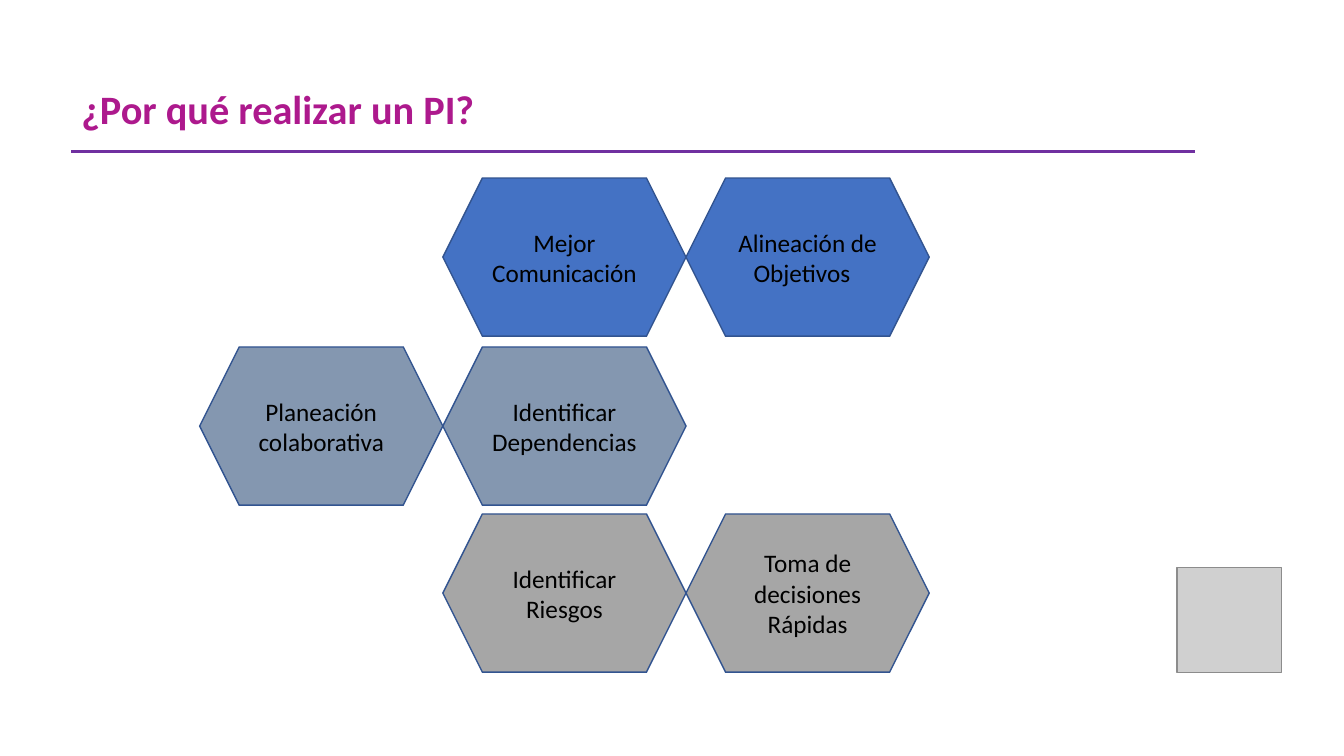
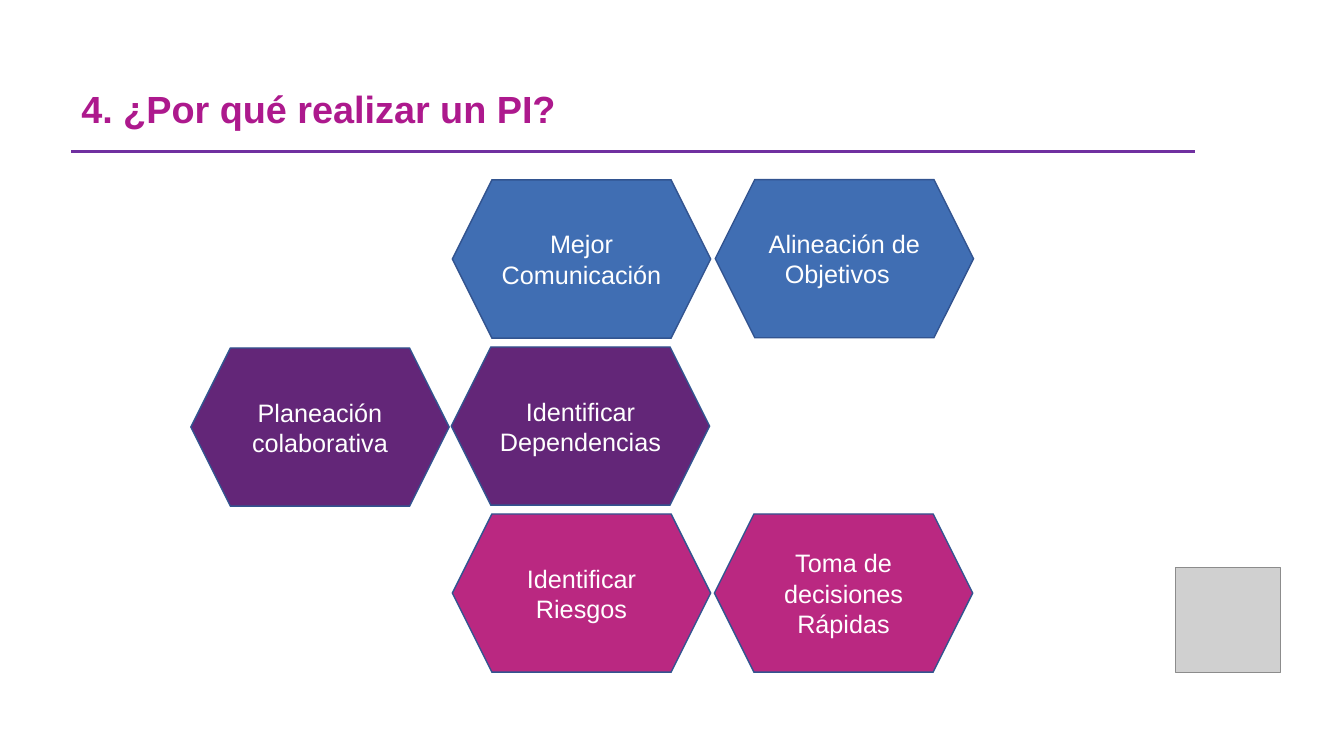
Before and after one commit to omesan/Agile, a slide deck: slide 5 of Stefanini/Stefanini.Clientes/Stefanini.Cliente.Experian/Guia PIPlanning _ExperianV1.0 (002) (003)_REV SH (01).pptx (slide 8 before the commit). Drawn at 1344x756 pixels with LibreOffice and Linux fonts; fonts in the diff are those of the drawing; grey boxes stand for pictures; background and template pictures are left out. Boxes give left, top, right and bottom in pixels: in the first picture for what was removed or moved away, otherwise in the second. Text is boxed around its words. In the diff, an @@ line names an element or a change of style, - is before the commit and + after.

```diff
--- a/Stefanini/Stefanini.Clientes/Stefanini.Cliente.Experian/Guia PIPlanning _ExperianV1.0 (002) (003)_REV SH (01).pptx
+++ b/Stefanini/Stefanini.Clientes/Stefanini.Cliente.Experian/Guia PIPlanning _ExperianV1.0 (002) (003)_REV SH (01).pptx
@@ title at (81, 95, 556, 130): text changed; size 28.8 to 27 pt; font Calibri to Arial @@
-¿Por qué realizar un PI?
+4. ¿Por qué realizar un PI?
@@ hexagon "Alineación de Objetivos" at (716, 179, 974, 338): font Calibri to Arial, text colour #000000 to #FFFFFF; fill #4472C4 to #406EB3 @@
@@ hexagon "Alineación de Objetivos": place and size @@
-hexagon "Alineación de Objetivos" at (687, 178, 930, 337)
+hexagon "Alineación de Objetivos" at (716, 179, 974, 338)
@@ hexagon "Mejor Comunicación": place and size @@
-hexagon "Mejor Comunicación" at (443, 178, 686, 337)
+hexagon "Mejor Comunicación" at (453, 180, 711, 339)
@@ hexagon "Mejor Comunicación" at (453, 180, 711, 339): font Calibri to Arial, text colour #000000 to #FFFFFF; fill #4472C4 to #406EB3 @@
@@ hexagon "Planeación colaborativa": place and size @@
-hexagon "Planeación colaborativa" at (200, 347, 443, 505)
+hexagon "Planeación colaborativa" at (191, 348, 449, 506)
@@ hexagon "Planeación colaborativa" at (191, 348, 449, 506): font Calibri to Arial, text colour #000000 to #FFFFFF; fill #8497B0 to #632678 @@
@@ hexagon "Identificar Dependencias" at (452, 347, 710, 505): font Calibri to Arial, text colour #000000 to #FFFFFF; fill #8497B0 to #632678 @@
@@ hexagon "Identificar Dependencias": place and size @@
-hexagon "Identificar Dependencias" at (443, 347, 686, 505)
+hexagon "Identificar Dependencias" at (452, 347, 710, 505)
@@ hexagon "Identificar Riesgos": place and size @@
-hexagon "Identificar Riesgos" at (443, 514, 686, 673)
+hexagon "Identificar Riesgos" at (453, 514, 711, 673)
@@ hexagon "Identificar Riesgos" at (453, 514, 711, 673): font Calibri to Arial, text colour #000000 to #FFFFFF; fill #A6A6A6 to #BA2881 @@
@@ hexagon "Toma de decisiones Rápidas" at (715, 514, 973, 673): font Calibri to Arial, text colour #000000 to #FFFFFF; fill #A6A6A6 to #BA2881 @@
@@ hexagon "Toma de decisiones Rápidas": place and size @@
-hexagon "Toma de decisiones Rápidas" at (687, 514, 930, 673)
+hexagon "Toma de decisiones Rápidas" at (715, 514, 973, 673)
```
Also in this commit, not shown: 16 other slides changed, 4 slides added, 4 slides removed, 1 other file.
